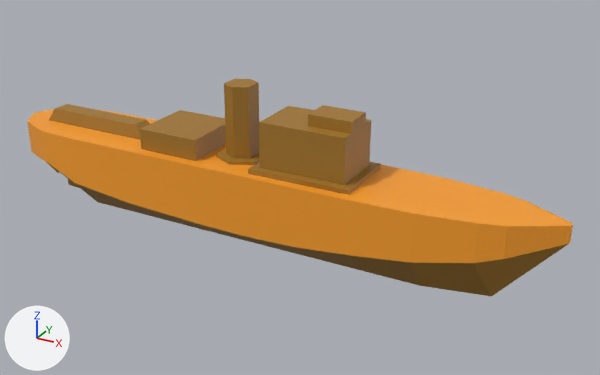
The OBJ model assets/3dmodels/Ship_HMCS_Sackville_Hedgehog.obj, before and after one commit.
Rendered twice from a 50 mm lens placed at (3.11, -5.11, 2.8), pointed at (0.25, 0.08, 0.2). The axes (+X, +Y, +Z) are drawn at lower left. The lights are the same throughout. Where no turn or scale is listed for an object, it has been applied to the vertices.

The older version as bpy lines, for what is in view:
```python
me_hmcs_sackville = bpy.data.meshes.new('HMCS-Sackville')
me_hmcs_sackville.from_pydata(...)  # 216 vertices, 214 faces; spans x -2.42..2.32, y -0.36..0.36, z -0.27..1.0
me_hmcs_sackville.materials.append(mat_material_015)  # picture img_prop_color_png
ob_hmcs_sackville = bpy.data.objects.new('HMCS-Sackville', me_hmcs_sackville)
ob_hmcs_sackville.location = (0.0, 0.0, 0.0)
```
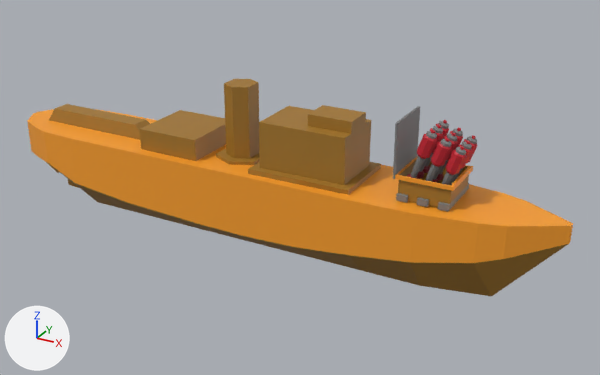
Boxes [x1, y1, x2, y2] around the edits, measured in the pictures (600 x 375 px):
part 1 of me_hmcs_sackville, added
    after: [393, 106, 477, 211]
part 2 of me_hmcs_sackville, surface changed
    both: [344, 114, 377, 188]

Diff of the bpy script that builds the scene:
```diff
--- a/assets/3dmodels/Ship_HMCS_Sackville_Hedgehog.obj.py
+++ b/assets/3dmodels/Ship_HMCS_Sackville_Hedgehog.obj.py
@@ img_torpedo_color_png @@
+img_torpedo_color_png = load_image('Torpedo_Color.png', 'Torpedo_Color.png', 1024, 1024, 'sRGB')
@@ mat_material_016 @@
+mat_material_016 = principled_material('Material.016')
+mat_material_016.texture = img_torpedo_color_png
@@ me_hmcs_sackville @@
 # used by ob_hmcs_sackville; location = (0.0, 0.0, 0.0)
-me_hmcs_sackville.from_pydata(...)  # 216 vertices, 214 faces; spans x -2.42..2.32, y -0.36..0.36, z -0.27..1.0
+me_hmcs_sackville.from_pydata(...)  # 1096 vertices, 1074 faces; spans x -2.42..2.32, y -0.36..0.36, z -0.27..1.0
+# me_hmcs_sackville part 1: 880 vertices added at x 1.13..1.61, y -0.22..0.22, z 0.41..0.97
+# me_hmcs_sackville part 2: 85 kept faces spanning x -2.16..0.84, y -0.29..0.28, z 0.41..1.0 get new texture (UV) coordinates
 me_hmcs_sackville.materials.append(mat_material_015)
+me_hmcs_sackville.materials.append(mat_material_016)  # picture img_torpedo_color_png
```
